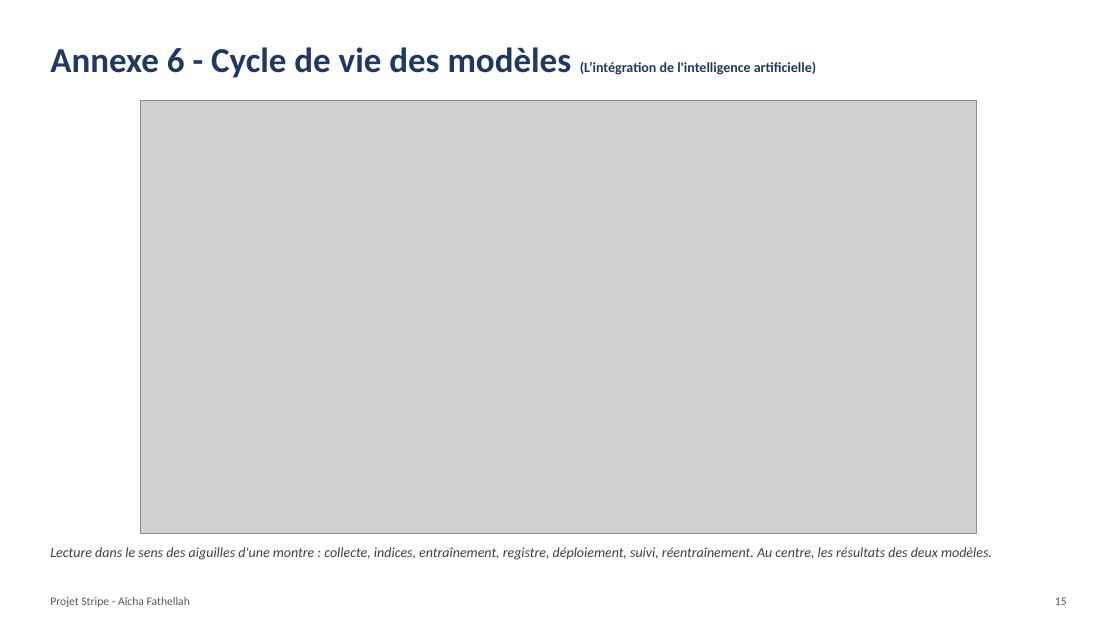
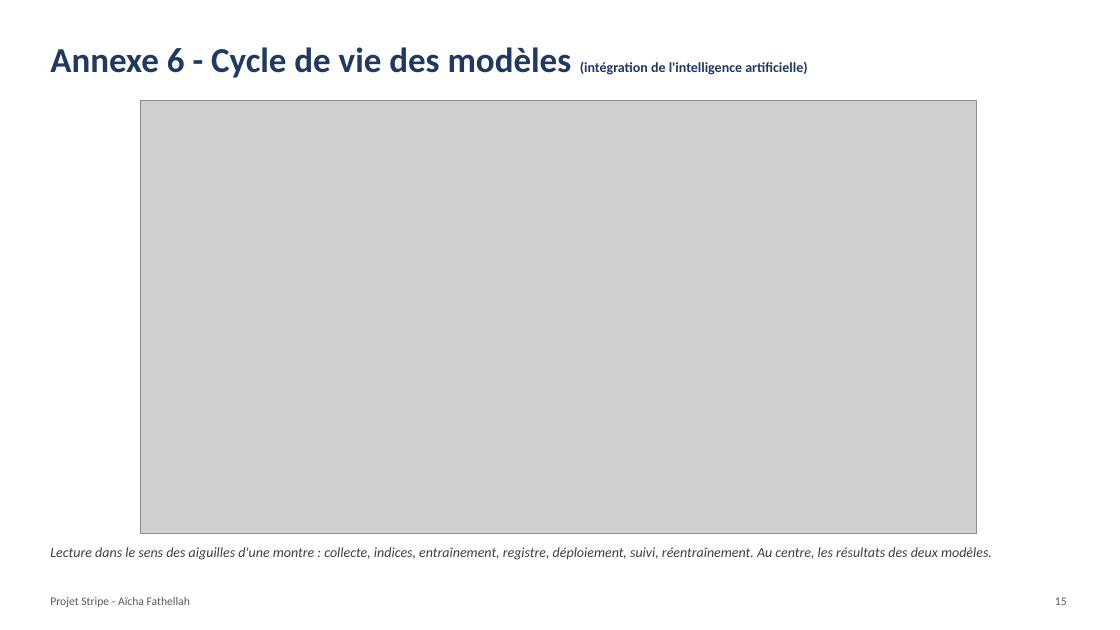
Before and after one commit to AichaFa/3-Projets_Lead, a slide deck: slide 15 of 2_Stripe_Business_Case/01_presentation/Presentation_Stripe.pptx. Drawn at 1120x630 pixels with LibreOffice and Linux fonts; fonts in the diff are those of the drawing; grey boxes stand for pictures. Boxes give left, top, right and bottom in pixels: in the first picture for what was removed or moved away, otherwise in the second. Text is boxed around its words. In the diff, an @@ line names an element or a change of style, - is before the commit and + after.

Commit message:
Présentation : corrections de texte (annexes 3, 4, 6, 8, 9 et résultats) ; schéma en étoile : cardinalités zéro ou plusieurs côté faits

```diff
--- a/2_Stripe_Business_Case/01_presentation/Presentation_Stripe.pptx
+++ b/2_Stripe_Business_Case/01_presentation/Presentation_Stripe.pptx
@@ title at [50, 47, 807, 78]: text changed @@
-Annexe 6 - Cycle de vie des modèles (L’intégration de l'intelligence artificielle)
+Annexe 6 - Cycle de vie des modèles (intégration de l'intelligence artificielle)
```
Also in this commit, not shown: 5 other slides changed, 5 other files.
